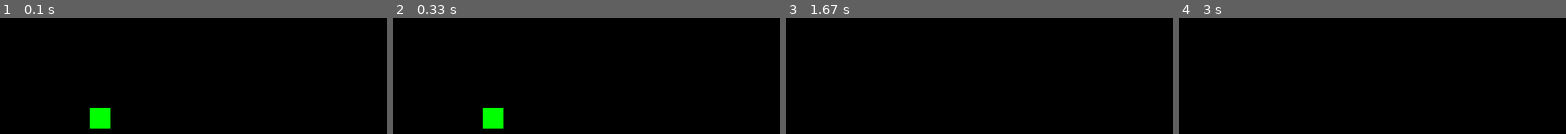
Above: before the commit, frames 1-4 (left to right).
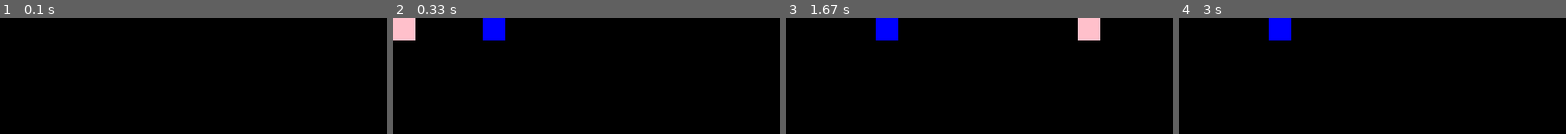
Above: after the commit, the same moments.

Repository: danielbeale-ITguy/pygame1
Game: pygame game, started from game1.py
Same seed, same stepped clock (60 frames per second), same inputs: the game is played once before the commit and once after it.
Inputs:
- Up to frame 1 (0.1 s): no input
- Up to frame 2 (0.33 s): no input
- Up to frame 3 (1.67 s): hold Right 0.33-0.8 s; hold Right 0.83-1.3 s; hold Right from 1.33 s (still down)
- Up to frame 4 (3 s): release Right at 1.97 s

The runs differ from the first frame. In frame 1, 1.0% of the frame differs, in the area x 23-29%, y 77-96%; in frame 2, 3.2%, in the area x 0-30%, y 0-96%; in frame 3, 2.2%; in frame 4, 1.1%.

Commit message:
Update game1.py

Diff:
--- a/game1.py
+++ b/game1.py
@@ -13,47 +13,67 @@
 clock = pygame.time.Clock()
 
 
+x = 0
+y = 0
 
-snake = pygame.rect.Rect([100,100,TILE-2,TILE-2])
-segments = [snake.copy()]
-length = 1
-snake_dir = (0,0)
+
+snake_body = [(x,y)]
+
+
+
+Direction = 'LEFT'
+
 
 
 running = True
 while running:
 
-    clock.tick(60)
+    clock.tick(10)
+
+
 
     screen.fill('black')
 
-    for segment in segments:
-        pygame.draw.rect(screen,'green',segment)
 
+    fruit = pygame.draw.rect(screen,'blue',(100,0,TILE,TILE))
 
 
     for event in pygame.event.get():
         if event.type == QUIT:
             running = False
 
-
-        if event.type == KEYDOWN:
-            if event.key == K_UP:
-                snake_dir = (0,-TILE)
-            if event.key == K_DOWN:
-                snake_dir = (0,TILE)
-            if event.key == K_LEFT:
-                snake_dir = (-TILE,0)
+        if event.type ==KEYDOWN:
             if event.key == K_RIGHT:
-                snake_dir = (TILE,0)
+                Direction = 'RIGHT'
 
 
 
 
 
-    snake.move_ip(snake_dir)
-    segments.append(snake.copy())
-    segments = segments[-length:]
+    if Direction == 'RIGHT':
+        x += TILE
+
+
+    snake_body.insert(0,(x,y))
+
+    #find way to check if snake body postion 1 == Fruit Rect if so increase then snake body insert again
+#    if Direction == 'RIGHT':
+#        snake_body.insert(0,(x,y))
+
+
+
+
+
+    snake_body.pop()
+
+#
+
+    for i in snake_body:
+        pygame.draw.rect(screen,'pink',(i[0],i[1],TILE,TILE))
+
+
+
+
 
     pygame.display.flip()
     pygame.display.update()
